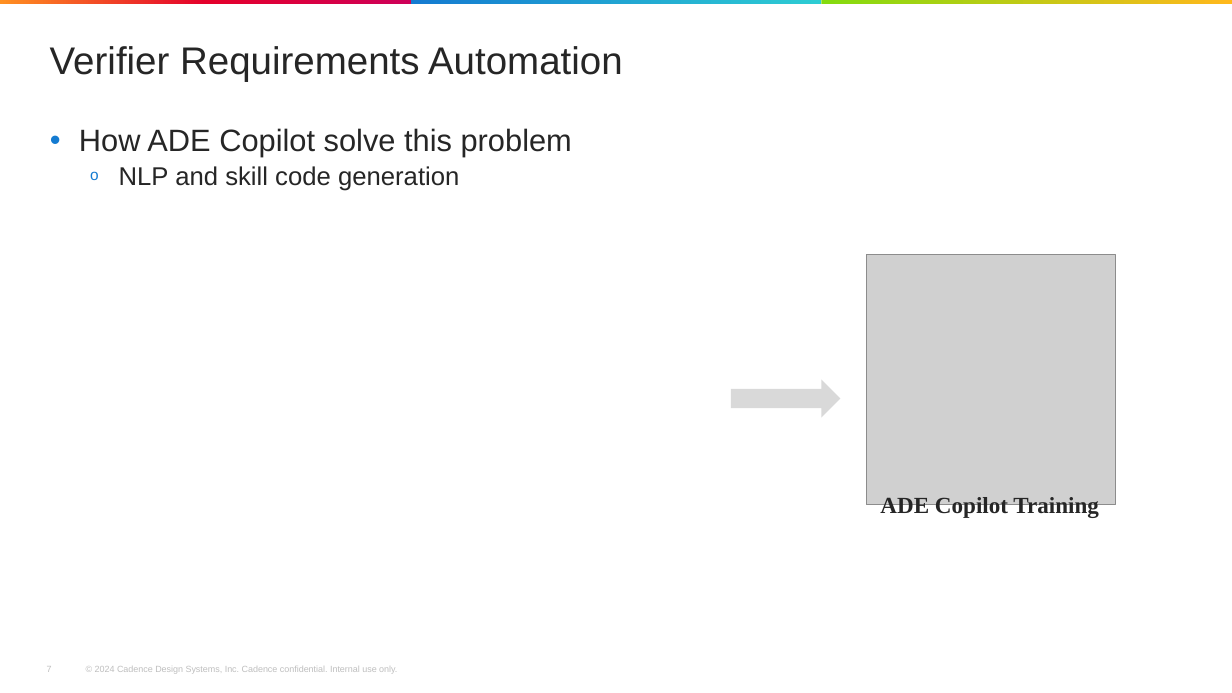
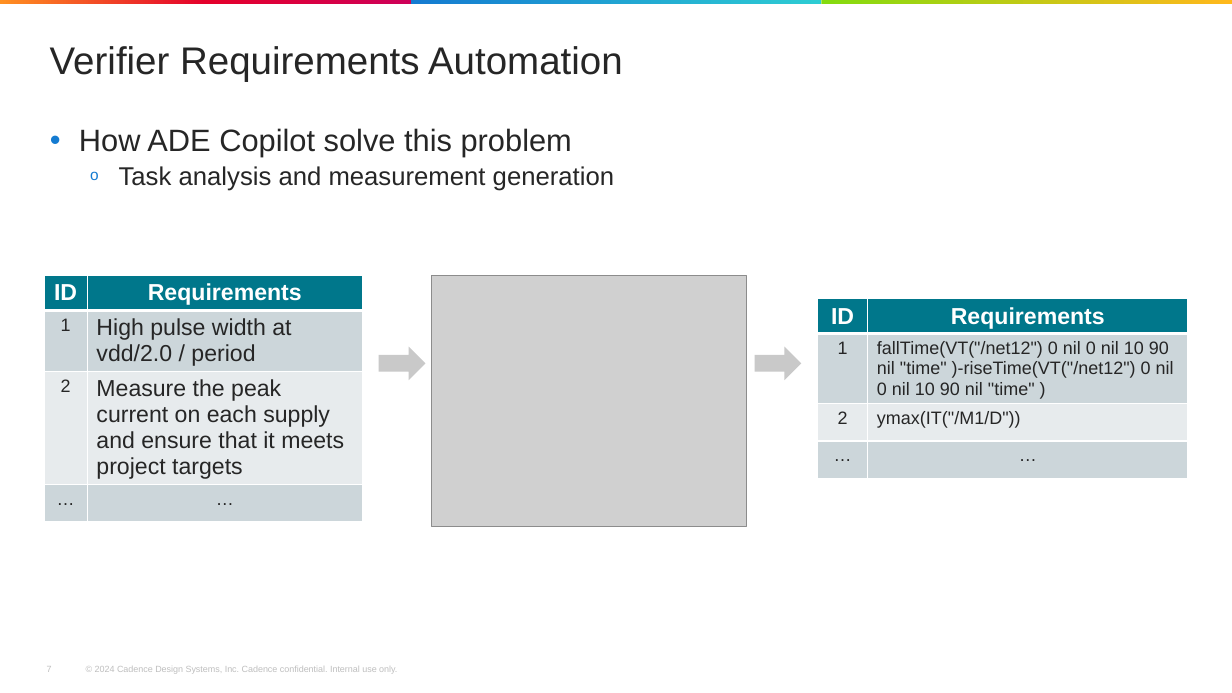
Before and after one commit to xpc123/forSync, a slide deck: slide 7 of ADE_copilot/CIC-2025_PPT_ADECopilot.pptx. Drawn at 1232x693 pixels with LibreOffice and Linux fonts; fonts in the diff are those of the drawing; grey boxes stand for pictures; background and template pictures are left out. Boxes give left, top, right and bottom in pixels: in the first picture for what was removed or moved away, otherwise in the second. Text is boxed around its words. In the diff, an @@ line names an element or a change of style, - is before the commit and + after.

```diff
--- a/ADE_copilot/CIC-2025_PPT_ADECopilot.pptx
+++ b/ADE_copilot/CIC-2025_PPT_ADECopilot.pptx
@@ text at (119, 166, 614, 191): text changed @@
-  o NLP and skill code generation
+  o Task analysis and measurement generation
@@ picture removed at (866, 255, 1116, 505) @@
@@ table added at (44, 275, 363, 535), 4 rows, 2 columns @@
+ID | Requirements
+1 | High pulse width at vdd/2.0 / period
+2 | Measure the peak current on each supply and ensure that it meets project targets
+… | …
@@ picture added at (432, 275, 747, 527) @@
@@ table added at (818, 299, 1189, 484), 4 rows, 2 columns @@
+ID | Requirements
+1 | fallTime(VT("/net12") 0 nil 0 nil 10 90 nil "time" )-riseTime(VT("/net12") 0 nil 0 nil 10 90 nil "time" )
+2 | ymax(IT("/M1/D"))
+… | …
@@ right arrow added at (379, 347, 426, 380), fill #C9C9C9 @@
@@ right arrow: place and size @@
-right arrow at (731, 380, 841, 418)
+right arrow at (755, 347, 802, 380)
@@ right arrow at (755, 347, 802, 380): fill #D9D9D9 to #C9C9C9 @@
@@ text removed at (880, 497, 1099, 519) @@
-ADE Copilot Training
```
Also in this commit, not shown: 6 other slides changed, 1 slide removed, 7 other files.
